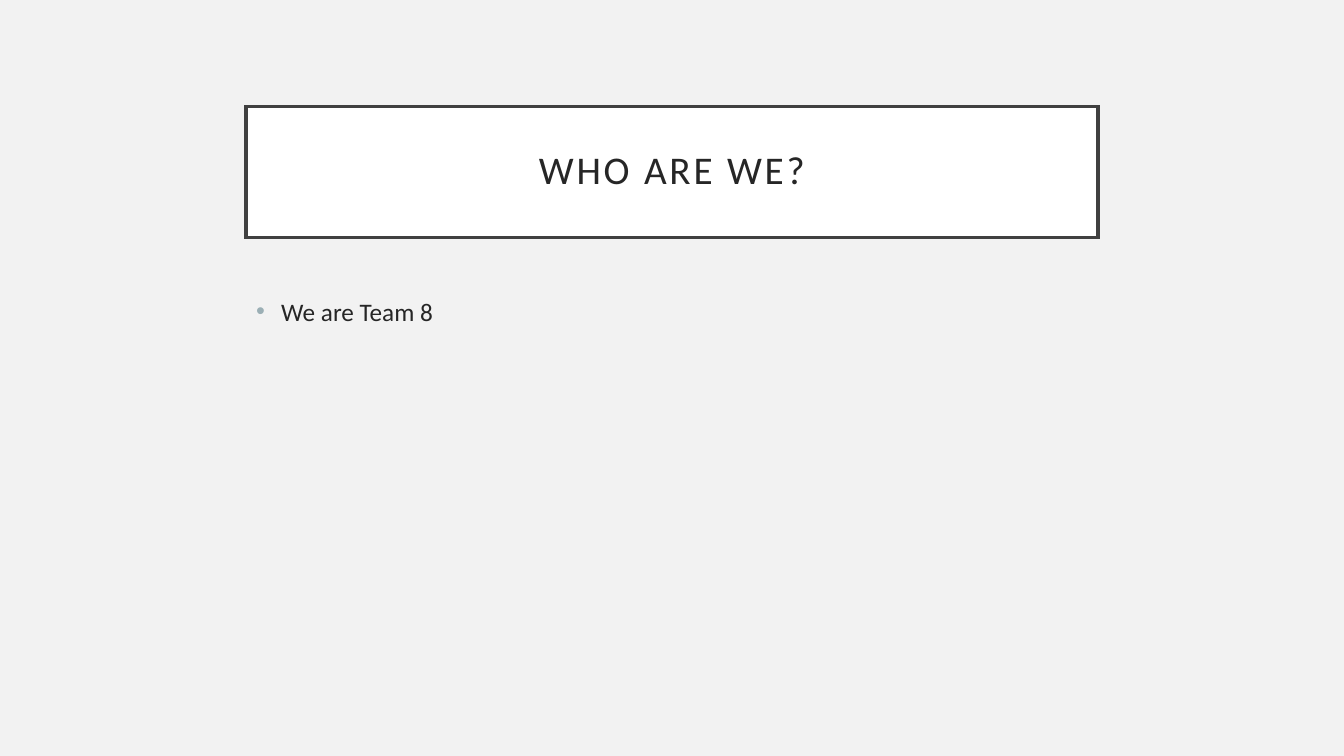
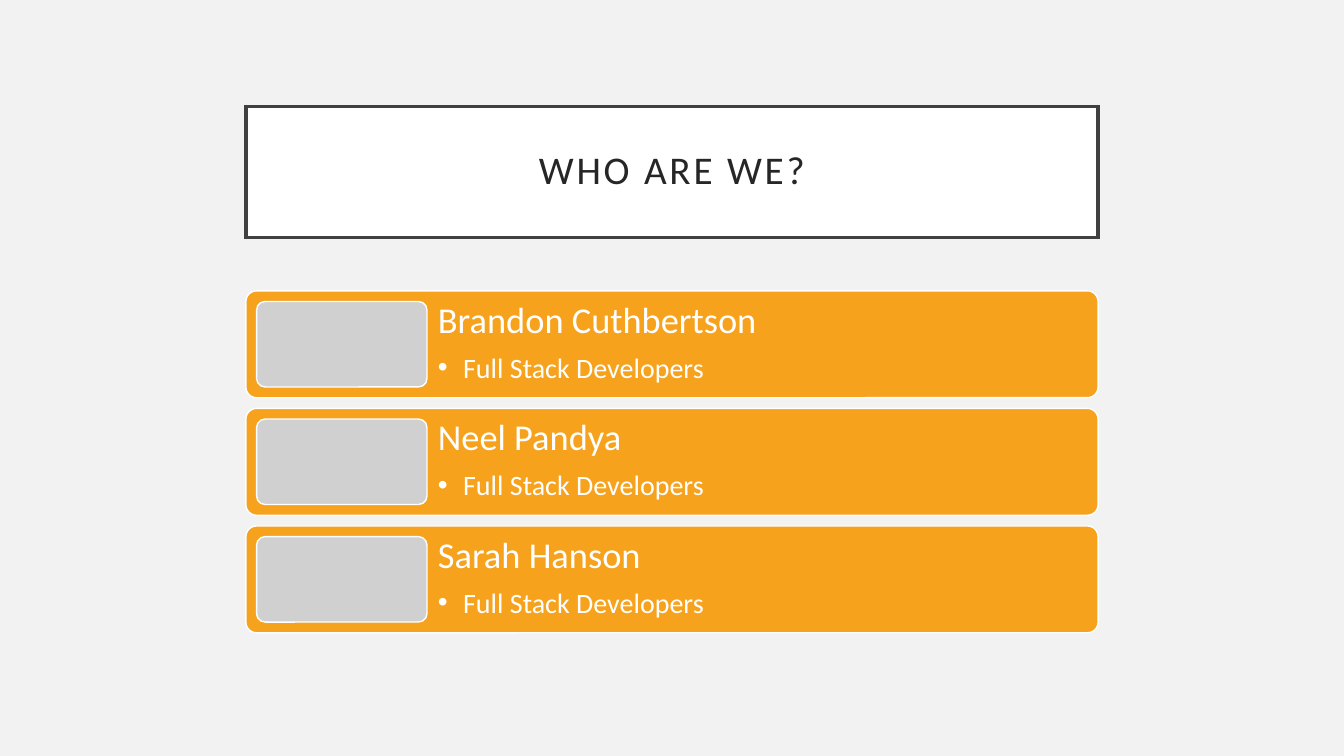
Before and after one commit to Sarah-Hanson/ThreadedProject-Workshop5, a slide deck: slide 2 of Presentation.pptx. Drawn at 1344x756 pixels with LibreOffice and Linux fonts; fonts in the diff are those of the drawing; grey boxes stand for pictures. Boxes give left, top, right and bottom in pixels: in the first picture for what was removed or moved away, otherwise in the second. Text is boxed around its words. In the diff, an @@ line names an element or a change of style, - is before the commit and + after.

```diff
--- a/Presentation.pptx
+++ b/Presentation.pptx
@@ text removed at (281, 304, 433, 321) @@
-• We are Team 8
@@ group added at (246, 291, 1098, 633): 3 rounded rectangles, 3 texts, 3 pictures @@
+Brandon Cuthbertson
+  • Full Stack Developers
+Neel Pandya
+  • Full Stack Developers
+Sarah Hanson
+  • Full Stack Developers
```
Also in this commit, not shown: 4 other slides changed.
